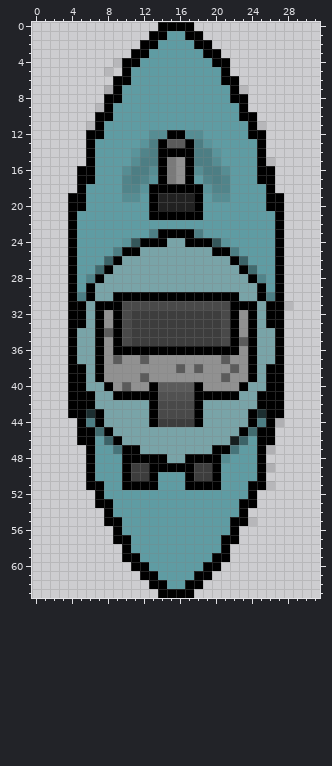
Pixel-art sprite: src/resources/ships/0.png. Above, as it was before the edit.
The file is 32x64 pixels. Pixels under 10% opacity are left out. Colours within 5 levels of each other are drawn and written as one.
Once edited:
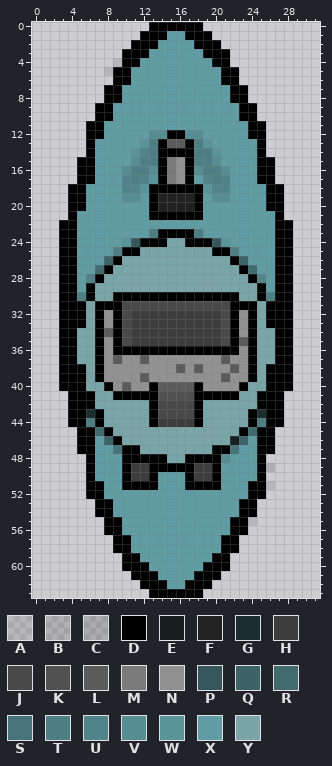
Palette (. is transparent): A #0000001b  B #00000024  C #0000002a  D #000000  E #161e1f  F #212121  G #1c2e30  H #3d3d3d  J #494949  K #515151  L #5b5b5b  M #7a7a7a  N #919191  P #35575b  Q #3c6368  R #416b6f  S #47747a  T #4d7e84  U #51848a  V #568d93  W #5a949b  X #5f9ca3  Y #79a4a8
Changes in this commit:
y 0: x 13 . -> D; x 18 . -> D
y 1: x 12 . -> D; x 19 . -> D
y 2: x 11 . -> D; x 20 . -> D
y 3: x 10 . -> D; x 21 . -> D
y 5: x 9 . -> D; x 22 . -> D
y 7: x 8 C -> D; x 23 A -> D
y 9: x 7 A -> D; x 24 . -> D
y 11: x 6 A -> D; x 25 A -> D
y 15: x 5 . -> D; x 26 A -> D
y 18: x 4 . -> D; x 27 . -> D
y 22..30: x 3 . -> D; x 28 . -> D
y 31: x 3 . -> D; x 28 A -> D
y 32..40: x 3 . -> D; x 28 . -> D
y 44: x 4 . -> D; x 27 B -> D
y 47: x 5 . -> D; x 26 B -> D
y 52: x 6 . -> D; x 25 . -> D
y 54: x 7 . -> D; x 24 . -> D
y 56: x 8 . -> D; x 23 . -> D
y 58: x 9 . -> D; x 22 . -> D
y 60: x 10 . -> D; x 21 . -> D
y 61: x 11 . -> D; x 20 . -> D
y 62: x 12 . -> D; x 19 . -> D
y 63: x 13 . -> D; x 18 . -> D
